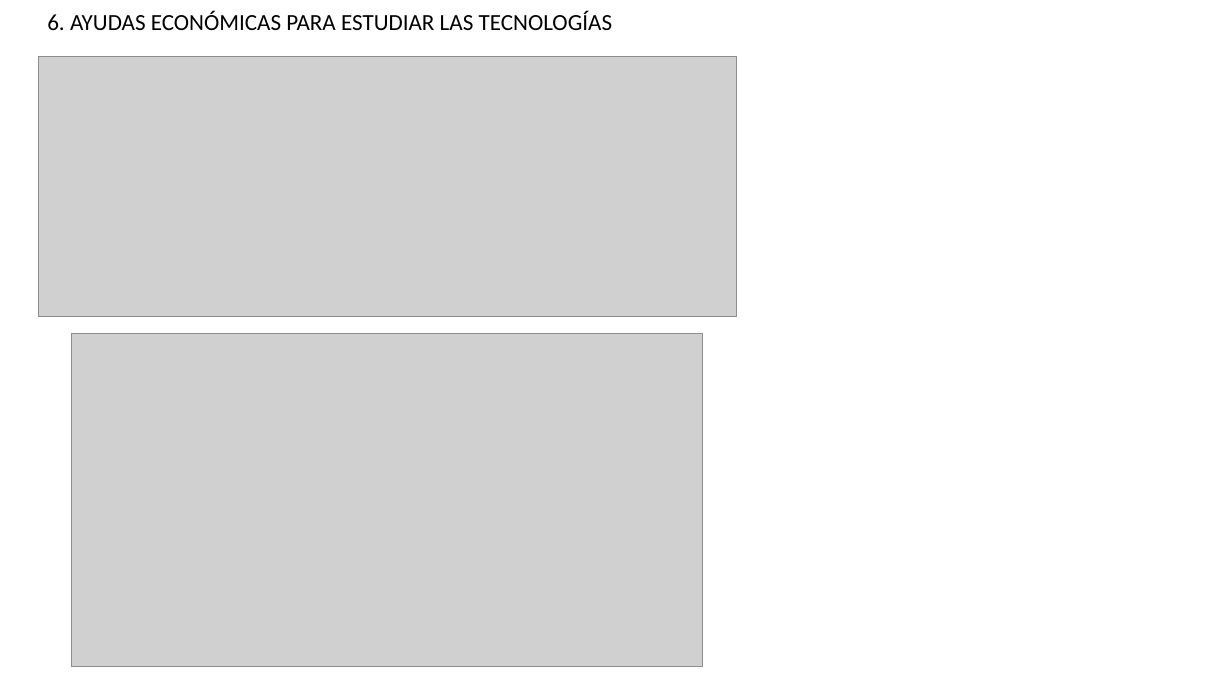
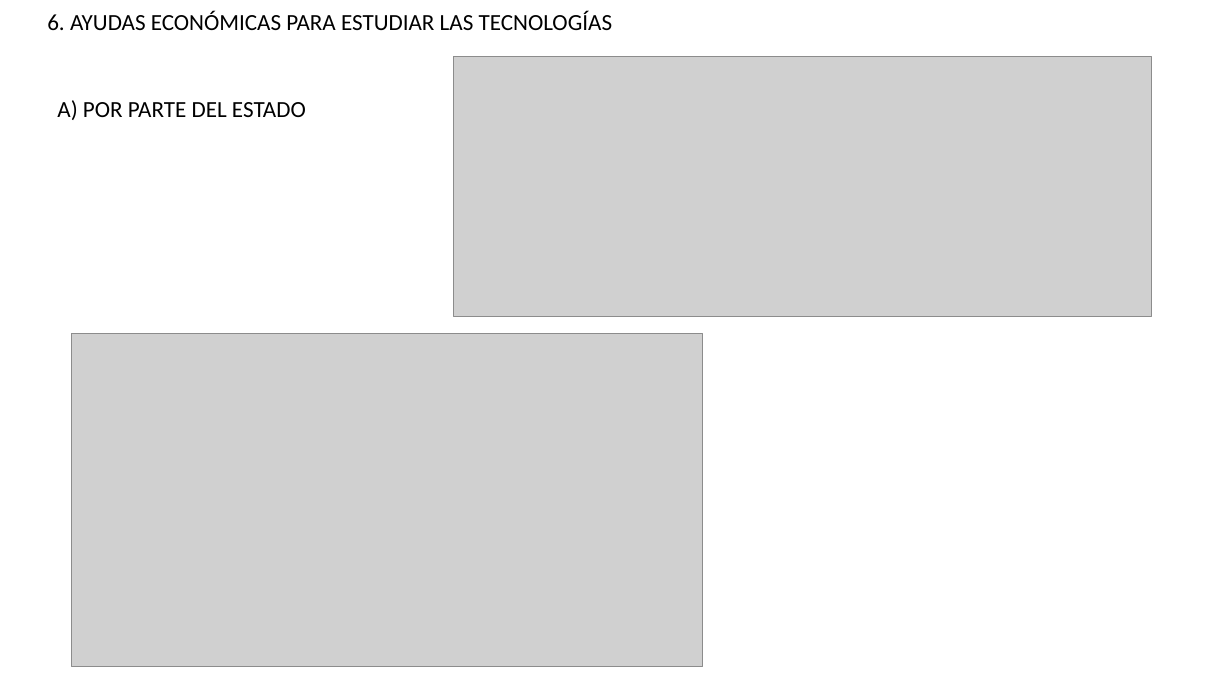
Before and after one commit to DarioCuevasLopez/TG1, a slide deck: slide 1 of TG1.Agustinrg.pptx. Drawn at 1232x693 pixels with LibreOffice and Linux fonts; fonts in the diff are those of the drawing; grey boxes stand for pictures. Boxes give left, top, right and bottom in pixels: in the first picture for what was removed or moved away, otherwise in the second. Text is boxed around its words. In the diff, an @@ line names an element or a change of style, - is before the commit and + after.

```diff
--- a/TG1.Agustinrg.pptx
+++ b/TG1.Agustinrg.pptx
@@ picture moved from (x1=38, y1=56, x2=736, y2=316) to (x1=454, y1=56, x2=1152, y2=316) @@
@@ text added at (x1=57, y1=100, x2=306, y2=120), 18 pt, text #000000 @@
+A) POR PARTE DEL ESTADO
```
Also in this commit, not shown: 1 other slide changed, 2 slides added.
